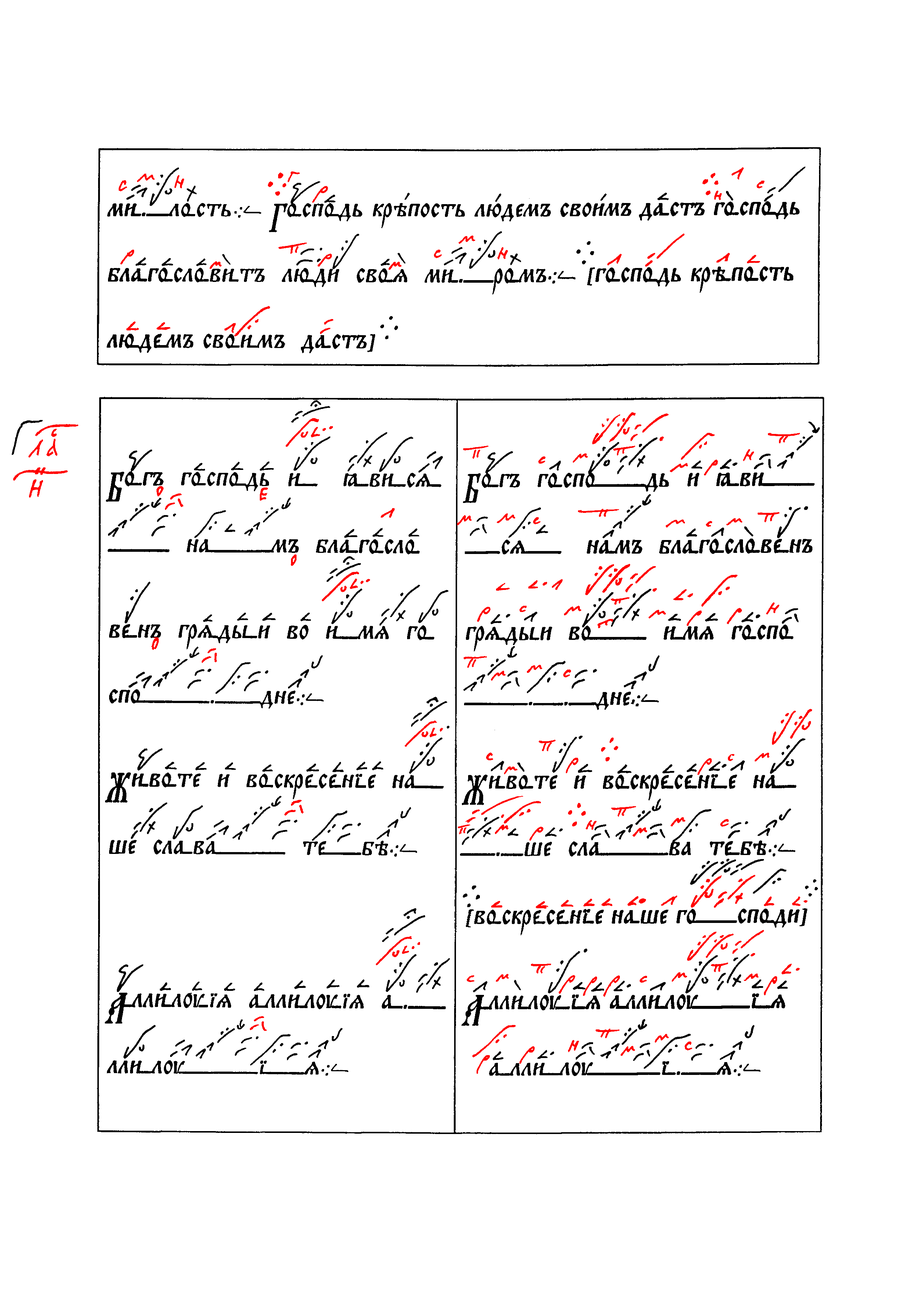
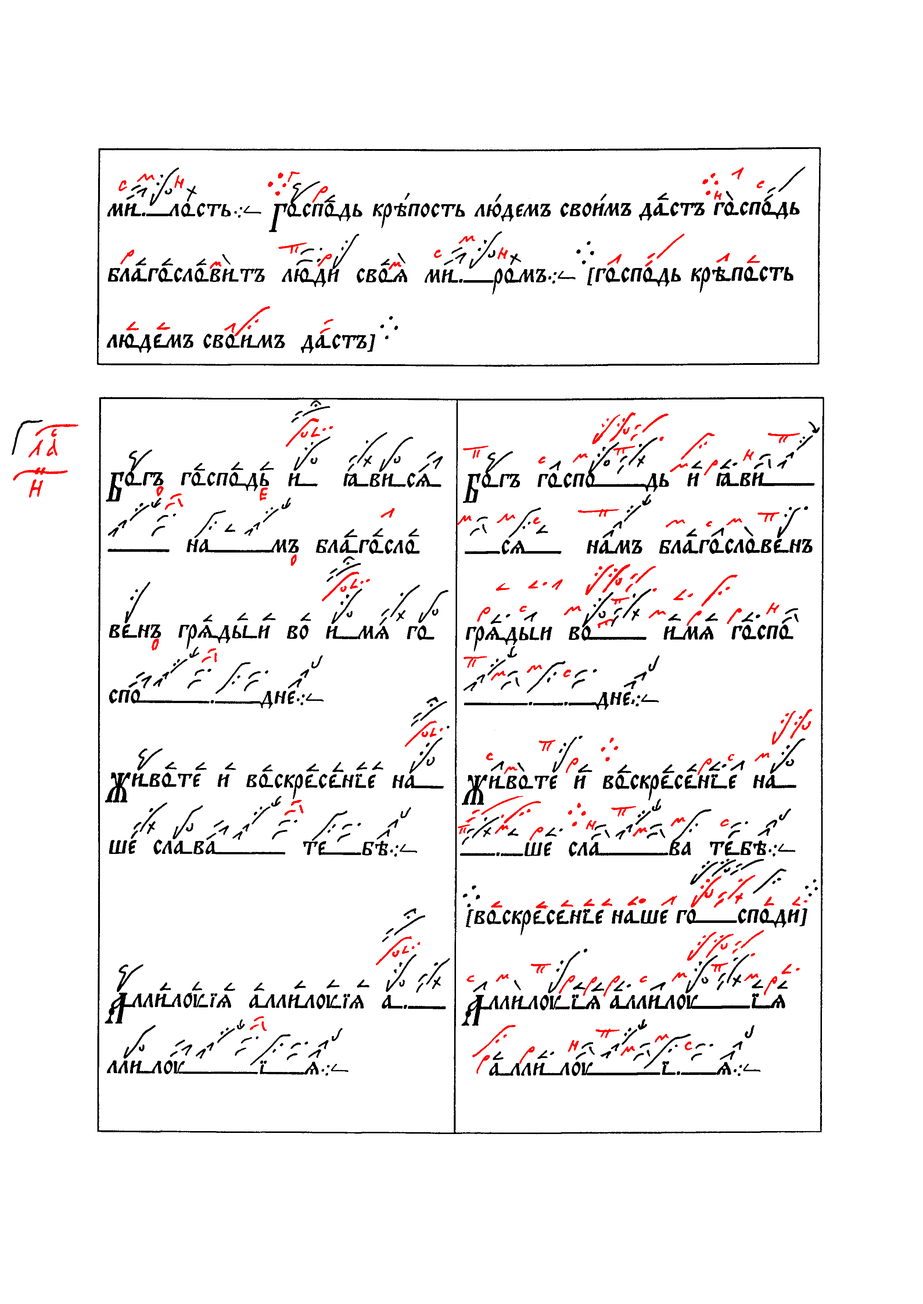
Revision of a layered 923 x 1304 image; what changed, layer by layer:
painted on "Червила" over (151, 637, 159, 651)
